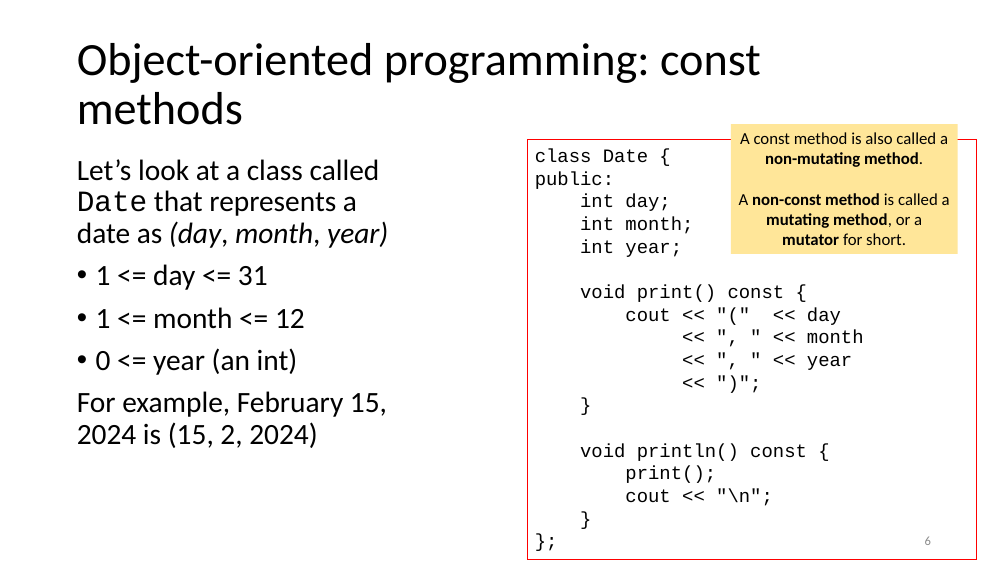
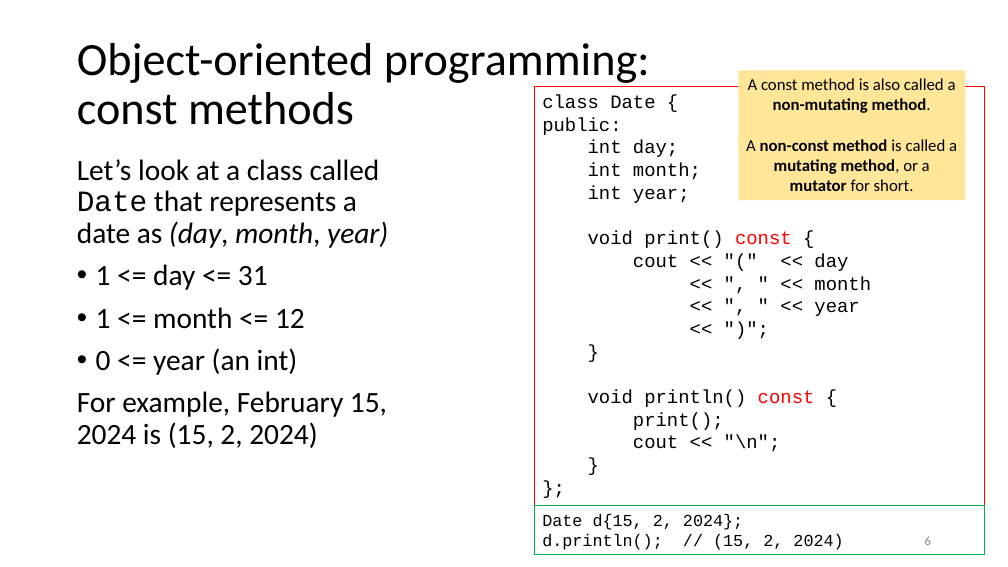
Before and after one commit to tjd1234/cmpt135spring2024, a slide deck: slide 6 of sample_code/week5/week5_cmpt135.pptx. Drawn at 1008x567 pixels with LibreOffice and Linux fonts; fonts in the diff are those of the drawing. Boxes give left, top, right and bottom in pixels: in the first picture for what was removed or moved away, otherwise in the second. Text is boxed around its words. In the diff, an @@ line names an element or a change of style, - is before the commit and + after.

```diff
--- a/sample_code/week5/week5_cmpt135.pptx
+++ b/sample_code/week5/week5_cmpt135.pptx
@@ title "Object-oriented programming: const methods" rewrapped from box(77, 43, 761, 125) to box(77, 43, 650, 125) @@
@@ rectangle "class Date {": place and size @@
-rectangle "class Date {" at box(528, 140, 977, 560)
+rectangle "class Date {" at box(535, 86, 984, 506)
@@ rectangle "A const method is also ...": place and size @@
-rectangle "A const method is also ..." at box(731, 124, 958, 254)
+rectangle "A const method is also ..." at box(739, 70, 966, 200)
@@ text in rectangle at box(588, 140, 815, 407): text colour #000000 to #FF0000 in "const", "const" @@
@@ rectangle added at box(535, 506, 984, 554), outline #00B050 0.75 pt, 16 pt, text #000000 @@
+Date d{15, 2, 2024};
+d.println(); // (15, 2, 2024)
```
Also in this commit, not shown: 19 other slides changed, 6 slides added, 2 other files.
